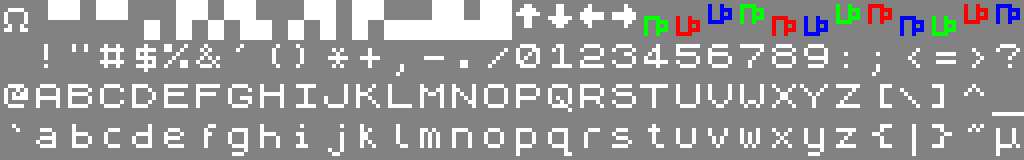
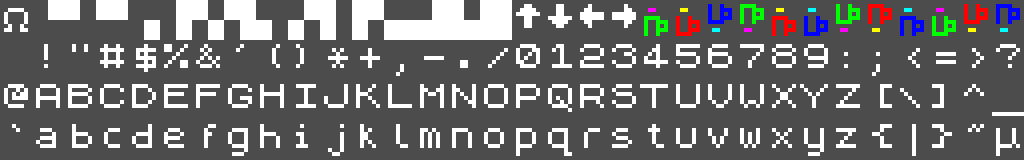
Layered file, before and after one edit (1024x160). Changes by layer:
painted on "font" over (648, 8, 1008, 32)
"background": opacity 49% → 70% over (0, 0, 1024, 160)
